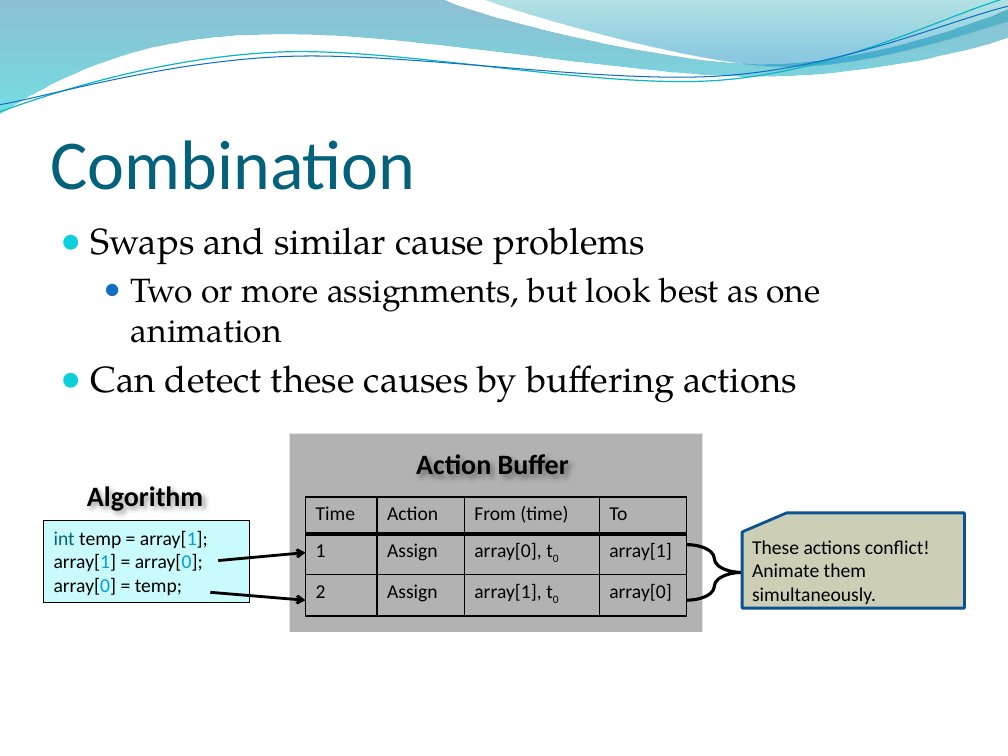
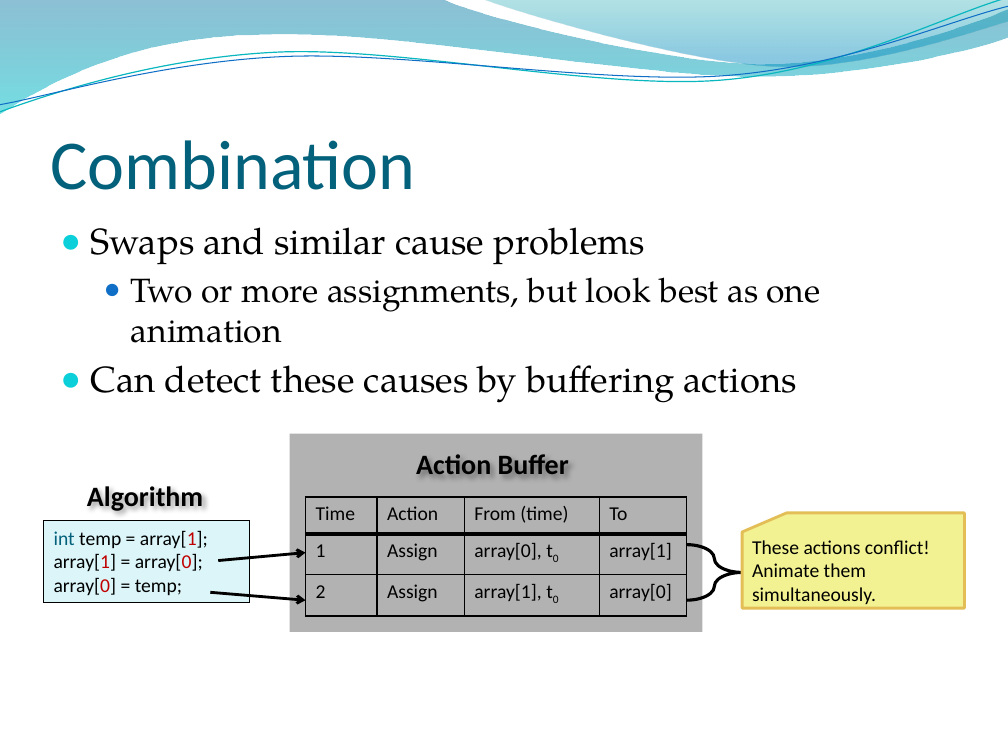
Before and after one commit to Seltzer/Algovis---Algorithm-Visualisation, a slide deck: slide 13 of docs/conference presentation - the real thing.pptx (slide 11 before the commit). Drawn at 1008x756 pixels with LibreOffice and Linux fonts; fonts in the diff are those of the drawing; background and template pictures are left out. Boxes give left, top, right and bottom in pixels: in the first picture for what was removed or moved away, otherwise in the second. Text is boxed around its words. In the diff, an @@ line names an element or a change of style, - is before the commit and + after.

```diff
--- a/docs/conference presentation - the real thing.pptx
+++ b/docs/conference presentation - the real thing.pptx
@@ rectangle "int temp = array[1];" at [43,521,250,603]: text colour #009DD9 to #C00000 in "array[1];", "array[1] array[0];", "array[0]"; fill #C9FAFC to #DBF5F9 @@
@@ flow chart punched card "These actions conflict!" at [742,513,964,608]: fill #CDCEB6 to #F2F292; outline #0B5292 2 pt to #E3BE57 2 pt @@
```
Also in this commit, not shown: 6 other slides changed, 4 slides added, 1 slide removed.
